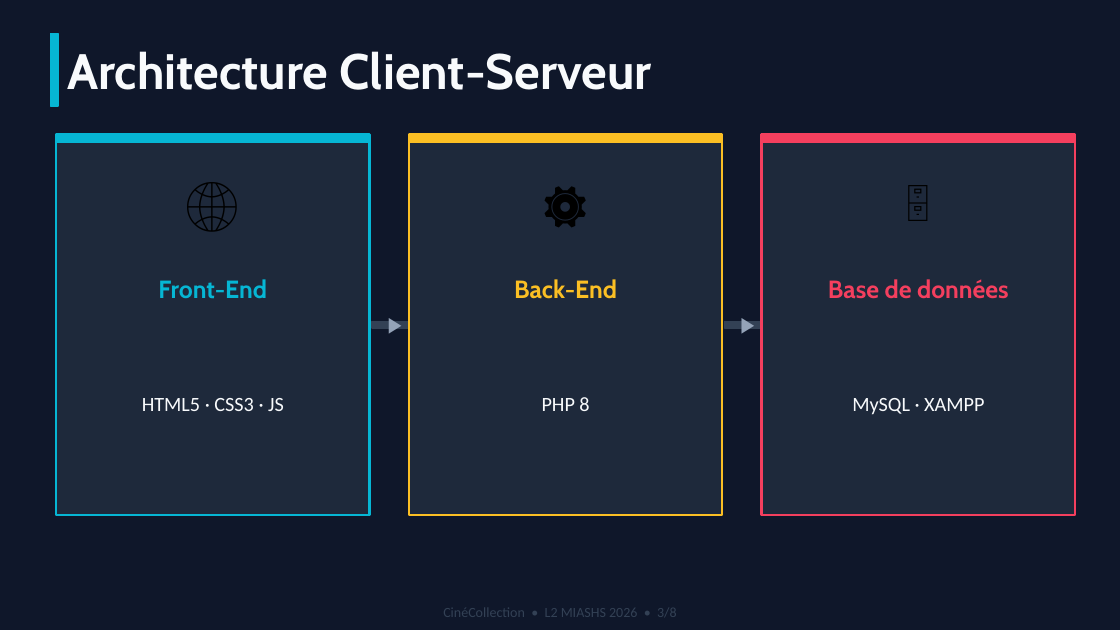
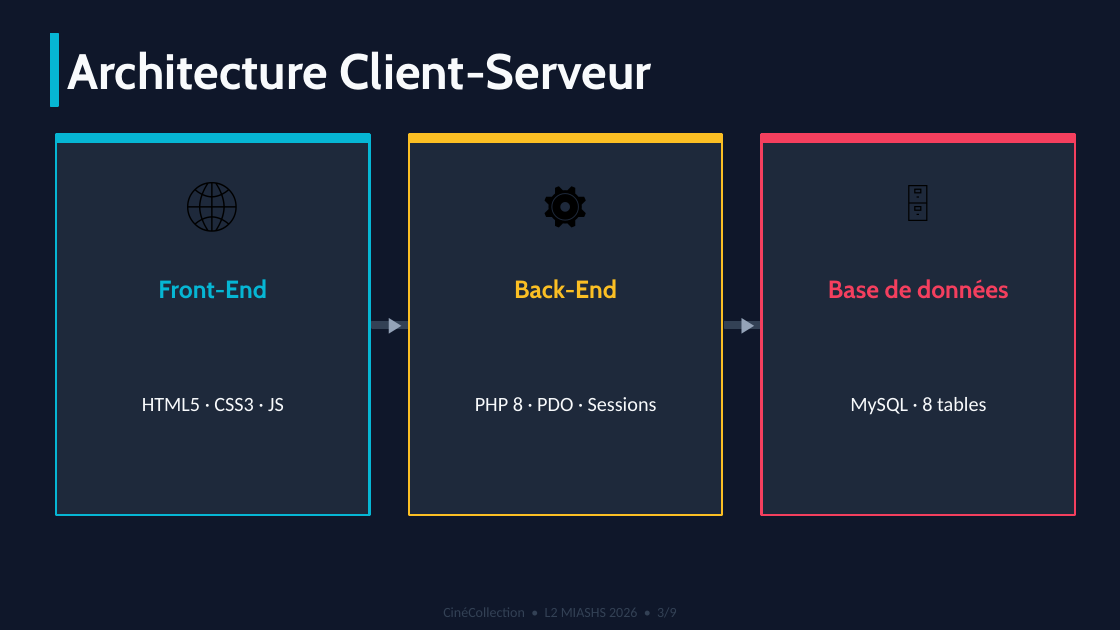
Before and after one commit to Anasse95/cinecollection, a slide deck: slide 3 of docs/CineCollection_Presentation.pptx. Drawn at 1120x630 pixels with LibreOffice and Linux fonts; fonts in the diff are those of the drawing. Boxes give left, top, right and bottom in pixels: in the first picture for what was removed or moved away, otherwise in the second. Text is boxed around its words. In the diff, an @@ line names an element or a change of style, - is before the commit and + after.

```diff
--- a/docs/CineCollection_Presentation.pptx
+++ b/docs/CineCollection_Presentation.pptx
@@ text at (475,397,657,411): text changed @@
-PHP 8
+PHP 8 · PDO · Sessions
@@ text at (850,397,986,415): text changed @@
-MySQL · XAMPP
+MySQL · 8 tables
```
Also in this commit, not shown: 7 other slides changed, 1 slide added, 2 other files.
